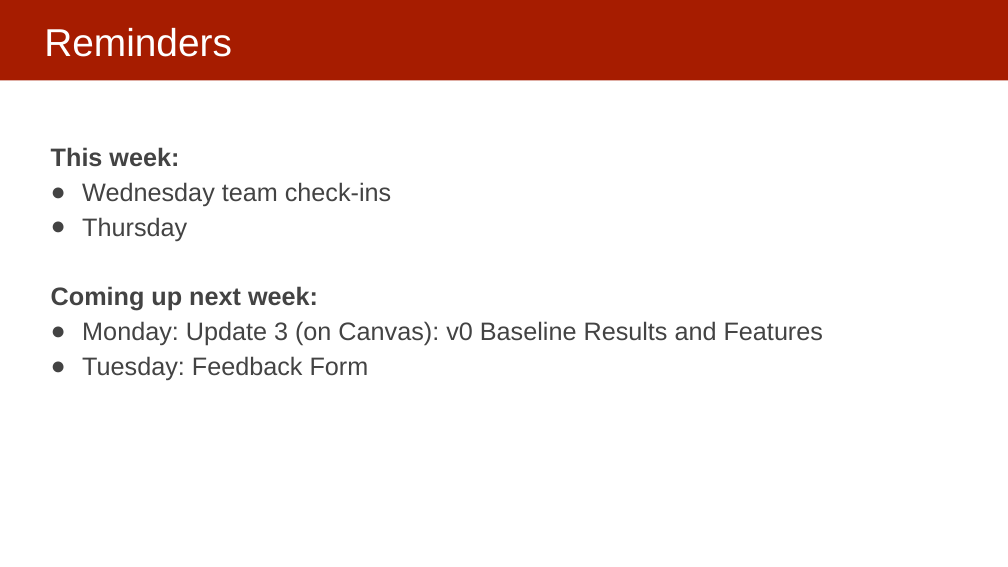
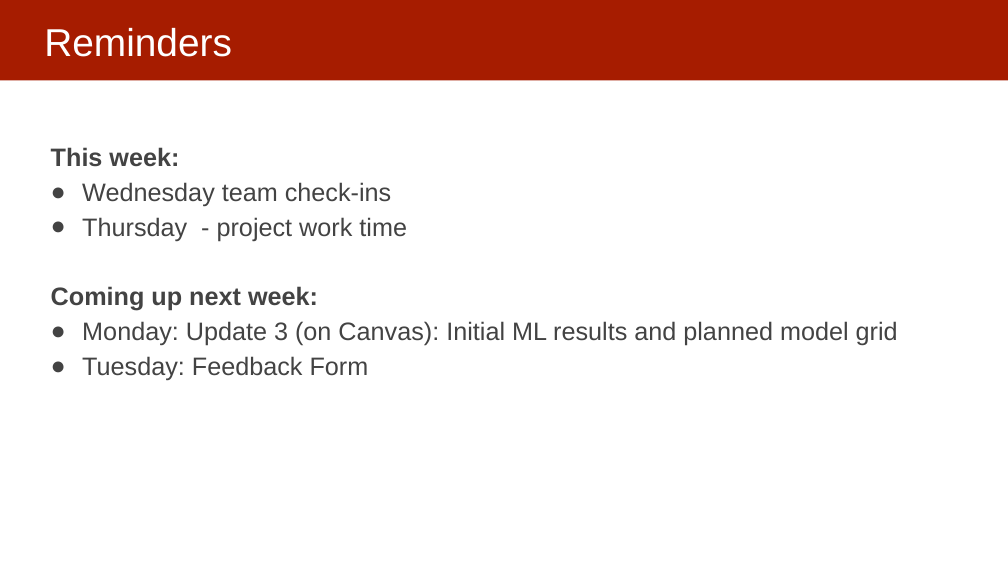
Before and after one commit to dssg/mlforpublicpolicylab, a slide deck: slide 10 of Lectures/14-ml-modeling-in-practice.pptx (slide 9 before the commit). Drawn at 1008x567 pixels with LibreOffice and Linux fonts; fonts in the diff are those of the drawing. Boxes give left, top, right and bottom in pixels: in the first picture for what was removed or moved away, otherwise in the second. Text is boxed around its words. In the diff, an @@ line names an element or a change of style, - is before the commit and + after.

Commit message:
updated

```diff
--- a/Lectures/14-ml-modeling-in-practice.pptx
+++ b/Lectures/14-ml-modeling-in-practice.pptx
@@ text at (82, 217, 407, 242): text changed @@
-● Thursday
+● Thursday - project work time
@@ text at (82, 321, 898, 346): text changed @@
-● Monday: Update 3 (on Canvas): v0 Baseline Results and Features
+● Monday: Update 3 (on Canvas): Initial ML results and planned model grid
```
Also in this commit, not shown: 3 other slides changed, 1 slide added.
